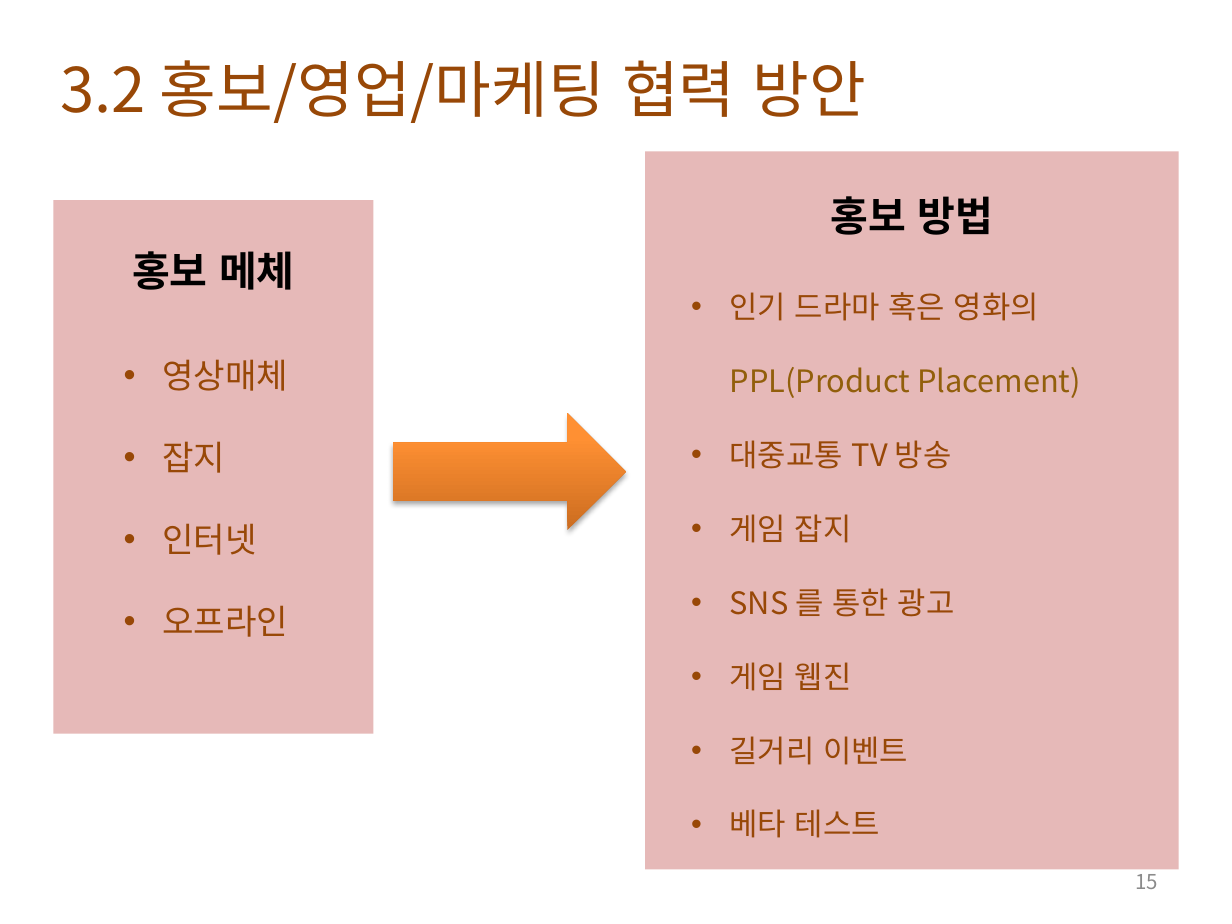
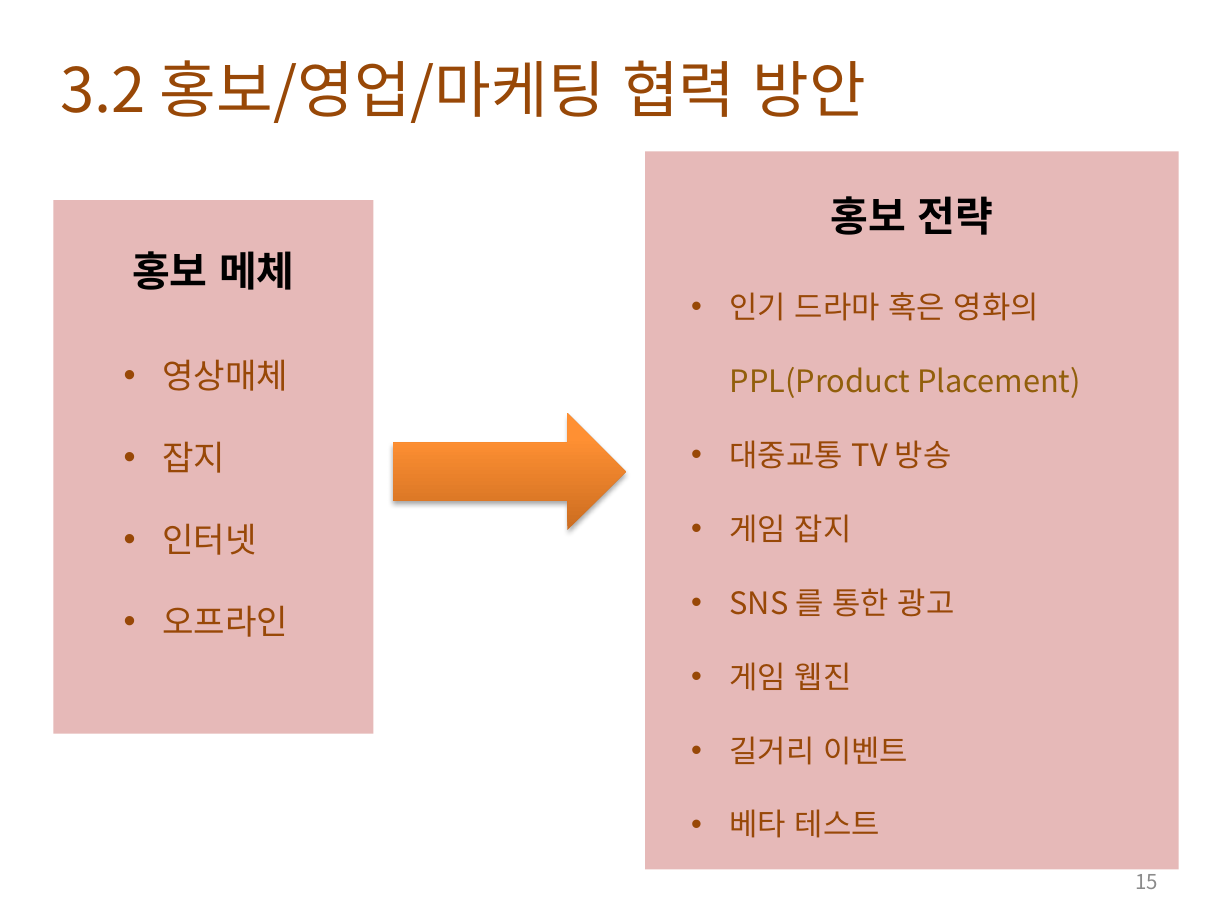
Before and after one commit to lge920904/planning_contest, a slide deck: slide 15 of tortuga bay 0.3.pptx. Drawn at 1232x924 pixels with LibreOffice and Linux fonts; fonts in the diff are those of the drawing; background and template pictures are left out. Boxes give left, top, right and bottom in pixels: in the first picture for what was removed or moved away, otherwise in the second. Text is boxed around its words. In the diff, an @@ line names an element or a change of style, - is before the commit and + after.

```diff
--- a/tortuga bay 0.3.pptx
+++ b/tortuga bay 0.3.pptx
@@ text in rectangle at (831, 196, 994, 235): text changed @@
-홍보 방법
+홍보 전략
```
Also in this commit, not shown: 1 other slide changed, 3 other files.
